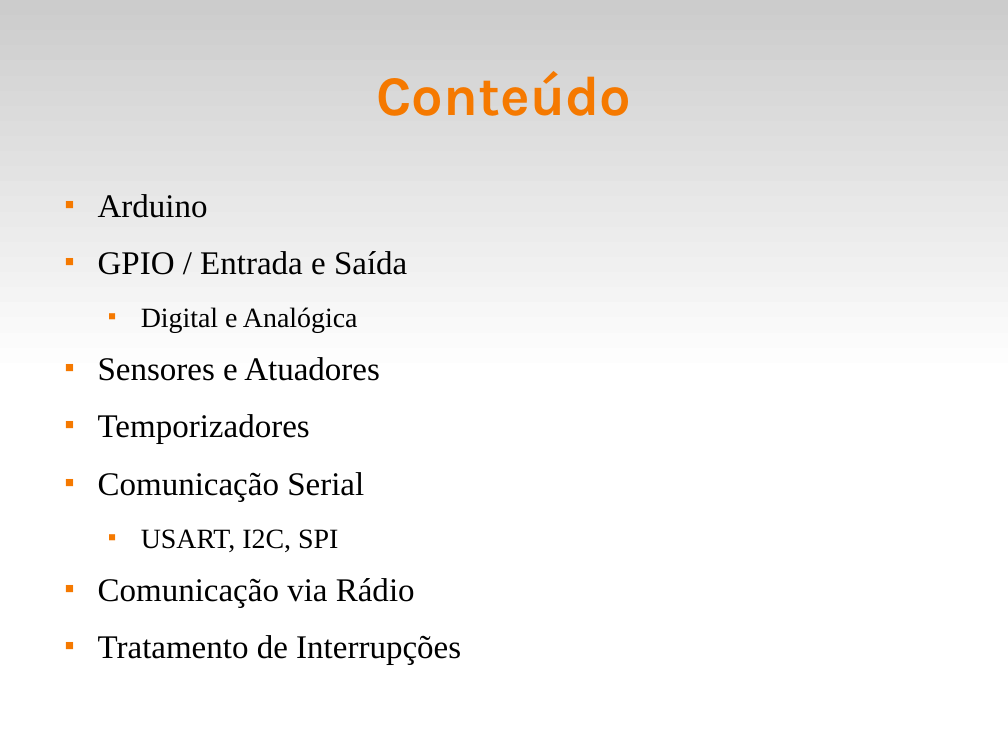
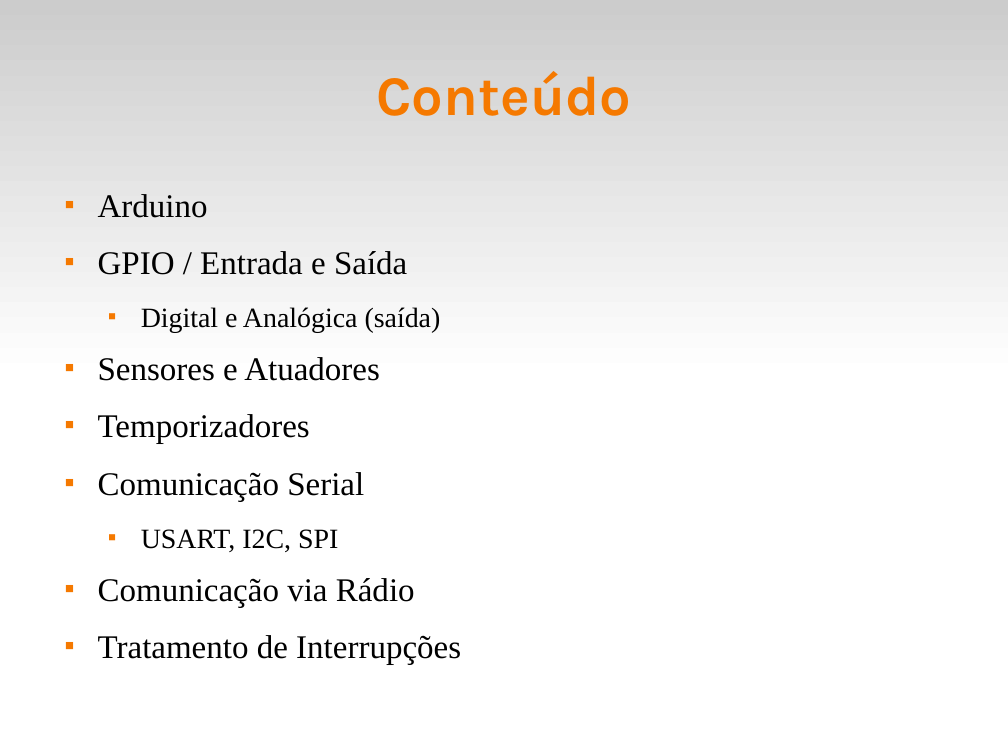
Before and after one commit to fsantanna-uerj/SE, a slide deck: slide 3 of Slides/se-00-intro.odp. Drawn at 1008x756 pixels with LibreOffice and Linux fonts; fonts in the diff are those of the drawing. Boxes give left, top, right and bottom in pixels: in the first picture for what was removed or moved away, otherwise in the second. Text is boxed around its words. In the diff, an @@ line names an element or a change of style, - is before the commit and + after.

```diff
--- a/Slides/se-00-intro.odp
+++ b/Slides/se-00-intro.odp
@@ text at <box>141,307,441,332</box>: text changed @@
-  ■ Digital e Analógica
+  ■ Digital e Analógica (saída)
```
Also in this commit, not shown: 11 other files.
